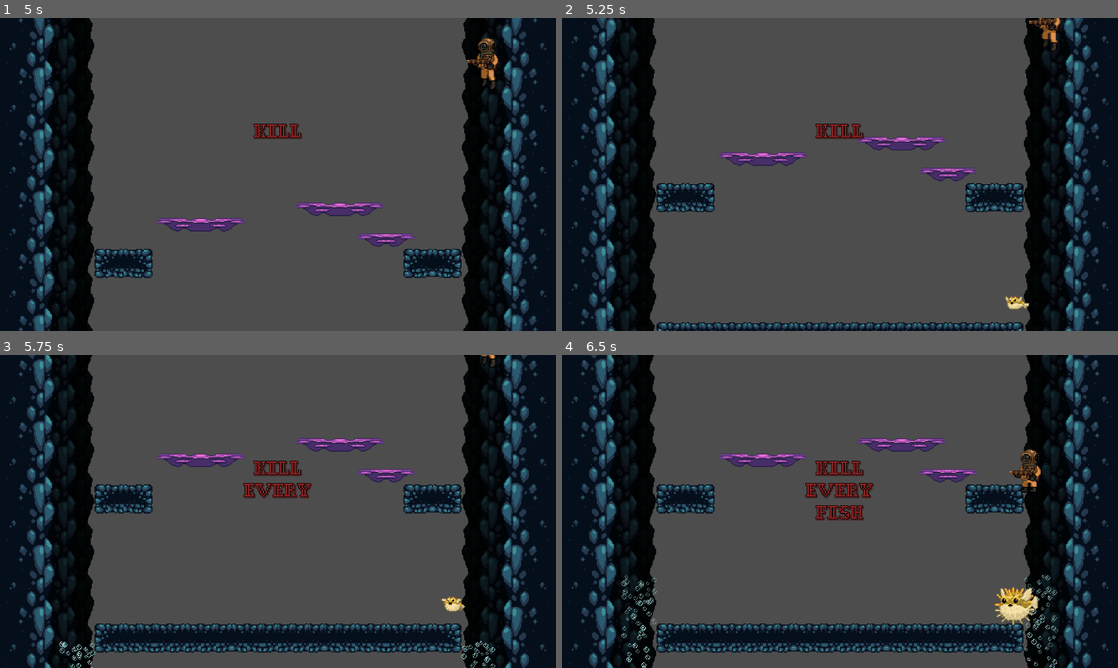
Above: before the commit, frames 1-4 (two rows, left to right).
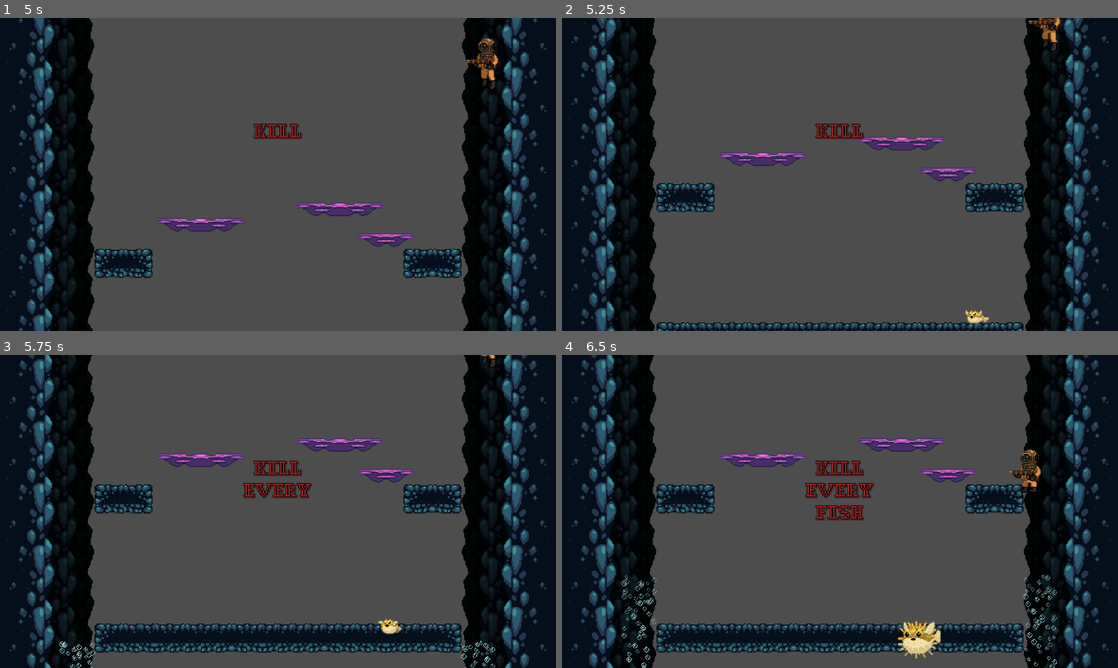
Above: after the commit, the same moments.

Repository: teamjakojaannos/ld57-depths
Game: Godot game, scene res://main.tscn
Two runs of this game, one before a commit and one after it. Both use one fixed random seed, a clock stepped at 60 frames per second and the inputs below.
Inputs:
- Up to frame 1 (5 s): tap Enter (ui_accept) at 0.5 s; hold Z (attack_1) 0.53-1.28 s; hold Right (right) 0.53-2.03 s; tap Space (jump) at 0.77, 1.52, 3.02, 3.77, 4.52 s; tap X (attack_2) at 1.35, 2.85, 4.35 s; hold Left (left) 2.03-2.78 s; hold Z (attack_1) 2.03-2.78 s; hold Right (right) 2.78-4.28 s; hold Z (attack_1) 3.53-4.28 s; hold Left (left) from 4.28 s (still down)
- Up to frame 2 (5.25 s): release Left (left) at 5.03 s; hold Right (right) from 5.03 s (still down); hold Z (attack_1) from 5.03 s (still down)
- Up to frame 3 (5.75 s): keep holding Right (right); keep holding Z (attack_1)
- Up to frame 4 (6.5 s): release Right (right) at 5.78 s; release Z (attack_1) at 5.78 s; hold Left (left) from 5.78 s (still down); tap X (attack_2) at 5.85 s; tap Space (jump) at 6.02 s

Frame 1 is identical in both runs. In frame 2, 0.3% of the frame differs, in the area x 72-84%, y 88-98%; in frame 3, 0.3%; in frame 4, 1.3%, in the area x 60-86%, y 74-98%.

Commit message:
fish ai v1

Diff:
--- a/fish/spiky_puffer_fish/spike_fish.gd
+++ b/fish/spiky_puffer_fish/spike_fish.gd
@@ -12,16 +12,27 @@
 @export var min_spike_count = 3
 @export var max_spike_count = 8
 
+@export var move_speed = 50.0
 
 var is_dead: bool:
 	get:
 		return $Health.is_dead
 
+var target_position: Vector2 = Vector2()
+
 func _ready() -> void:
+	target_position = pick_random_target_position()
 	# get some variation so fishes don't instantly attack on entering new level
 	start_attack_cooldown(0.0, max_attack_cooldown)
 
-func _physics_process(_delta: float) -> void:
+func _physics_process(delta: float) -> void:
+	var close_enough = 20.0
+
+	position = position.move_toward(target_position, move_speed * delta)
+	var d2 = position.distance_squared_to(target_position)
+	if d2 <= close_enough:
+		target_position = pick_random_target_position()
+
 	if ready_to_attack and !is_dead:
 		attack()
 
@@ -56,6 +67,21 @@
 		Globals.level.current_level.add_child(spike)
 
 
+func pick_random_target_position() ->Vector2:
+	var current_level = get_parent()
+	if current_level == null:
+		return Vector2()
+
+	var nav_points = current_level.get_node_or_null("FishNavPoints")
+	if nav_points == null:
+		return Vector2()
+
+	var markers = nav_points.get_children()
+	if markers.size() == 0:
+		return Vector2()
+
+	return markers.pick_random().position
+
 func point_on_unit_circle() -> Vector2:
 	var angle = randf() * 2.0 * PI
 	var x = cos(angle)
--- a/world/test_level.tscn
+++ b/world/test_level.tscn
@@ -44,3 +44,23 @@
 [node name="CollisionShape2D" type="CollisionShape2D" parent="Floor2"]
 position = Vector2(0, -57)
 shape = SubResource("RectangleShape2D_vkbyq")
+
+[node name="FishNavPoints" type="Node2D" parent="."]
+
+[node name="Marker2D" type="Marker2D" parent="FishNavPoints"]
+position = Vector2(-181.986, -67.9335)
+
+[node name="Marker2D2" type="Marker2D" parent="FishNavPoints"]
+position = Vector2(-196.33, 80.2805)
+
+[node name="Marker2D3" type="Marker2D" parent="FishNavPoints"]
+position = Vector2(-48.1158, -103.45)
+
+[node name="Marker2D4" type="Marker2D" parent="FishNavPoints"]
+position = Vector2(47.5061, 108.284)
+
+[node name="Marker2D5" type="Marker2D" parent="FishNavPoints"]
+position = Vector2(149.958, -102.767)
+
+[node name="Marker2D6" type="Marker2D" parent="FishNavPoints"]
+position = Vector2(214.161, 95.9897)
